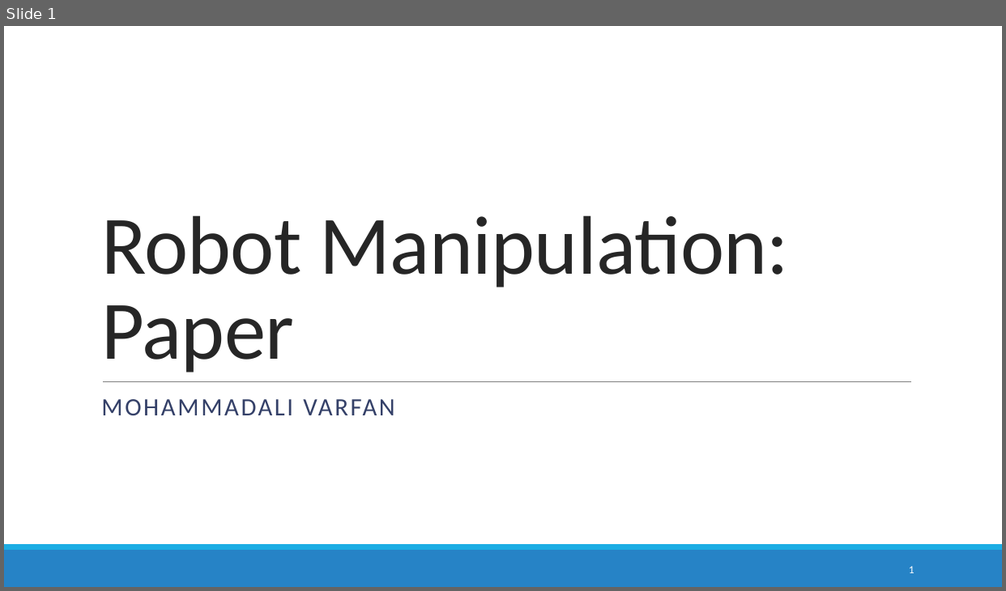
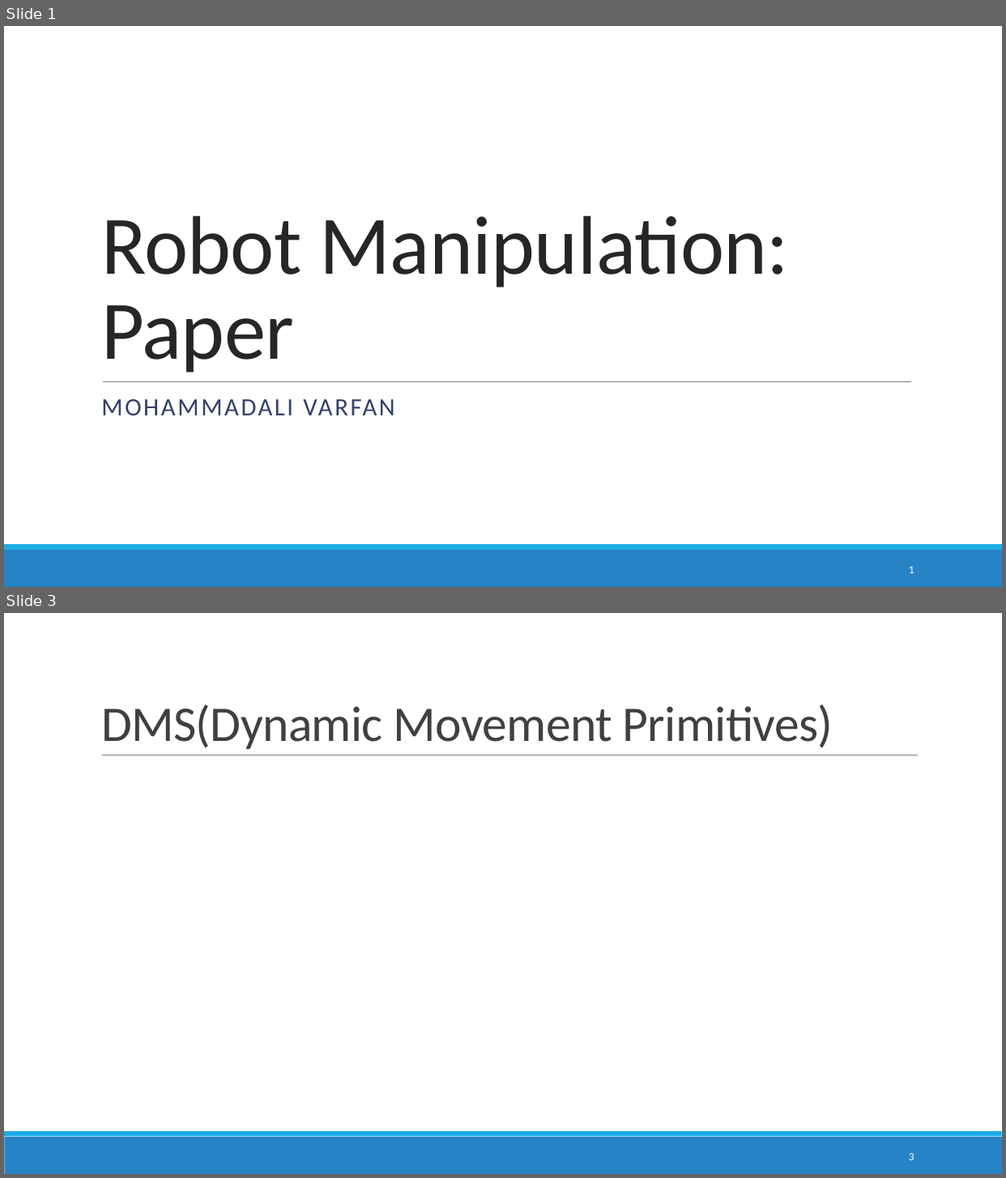
Before and after one commit to avarf/robot_Manipulation, a slide deck: presentations/1/paper_presenattion.pptx. Shown one above the other, each under a label of ours: slide 1 before the commit, slides 1 and 3 after it; the slides between them are not shown. The pictures are 1006x591 and 1006x1178 pixels, drawn with LibreOffice and Linux fonts; fonts in the diff are those of the drawing; grey boxes stand for pictures. Boxes give left, top, right and bottom in pixels: in the first picture for what was removed or moved away, otherwise in the second. Text is boxed around its words. In the diff, an @@ line names an element or a change of style, - is before the commit and + after.

```diff
--- a/presentations/1/paper_presenattion.pptx
+++ b/presentations/1/paper_presenattion.pptx
@@ slide 3 added at (4, 613, 1002, 1174), background #FFFFFF; not listed: 2 template elements that a slide beside it also shows @@
@@ title added at (101, 705, 833, 749), 48 pt, text #404040 @@
+DMS(Dynamic Movement Primitives)
@@ line added from (102, 756) to (918, 756), #808080 0.5 pt @@
@@ page number added at (909, 1153, 914, 1161), 10.5 pt, text #FFFFFF @@
+3
```
Also in this commit, not shown: 4 other slides added, 9 slides removed, 3 other files.
